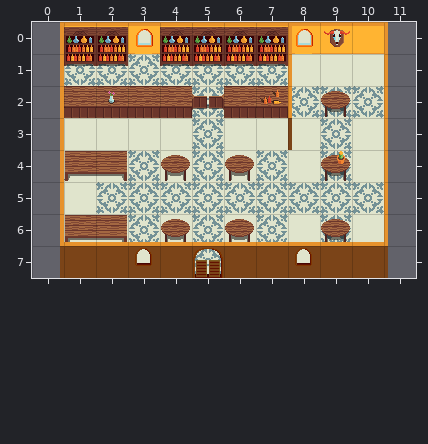
One commit to this Tiled map: Artwork/Tiles/Saloon.tmx. This is how it looked before the edit.
Cells are 32x32 px. Shown: x 0..11, y 0..7. Tiles whose own drawing changed are shown in their newer look in all pictures.
The result:
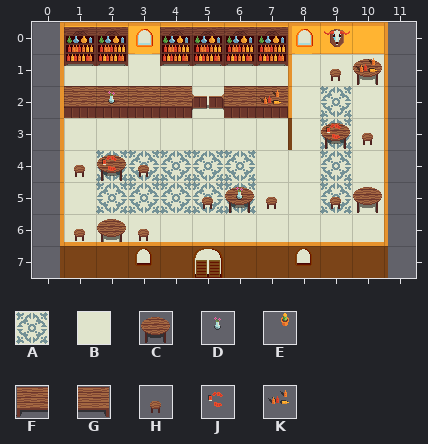
Key: from "Interior": A 32, B 33, C 53, D 54, E 55, F 66, G 67, H 69, J 70, K 71.
_ is an empty cell, . an unchanged one.
Diff:
--- layer "Base"
@@ x 1..10 @@
-1 AAAAAAA...
-2 ....A..A.A
-3 ....A.....
-4 .B.B.BA...
-5 ......AA.A
-6 ..A.A.A.A.
-7 ....A.....
+1 BBBBBBB...
+2 ....B..B.B
+3 ....B.....
+4 .A.A.AB...
+5 ......BB.B
+6 ..B.B.B.B.
+7 ....B.....
--- layer "Overlay"
@@ x 1..10 @@
-1 ........__
-2 ........C.
-3 ........__
-4 FG_C.C..C.
-5 ....___.__
-6 FG_C.C..C.
+1 ........HC
+2 ........_.
+3 ........CH
+4 HCH_._.._.
+5 ....HCH.HC
+6 HCH_._.._.
--- layer "Table Decor"
@@ x 10..10 @@
-1 _
+1 K
@@ x 2..9 @@
-3 ......._
-4 _......E
-5 ...._...
+3 .......J
+4 J......_
+5 ....D...
Pixel boxes of the changes (left, top, right, bottom) in both pictures:
changed: (64, 54, 384, 274)
